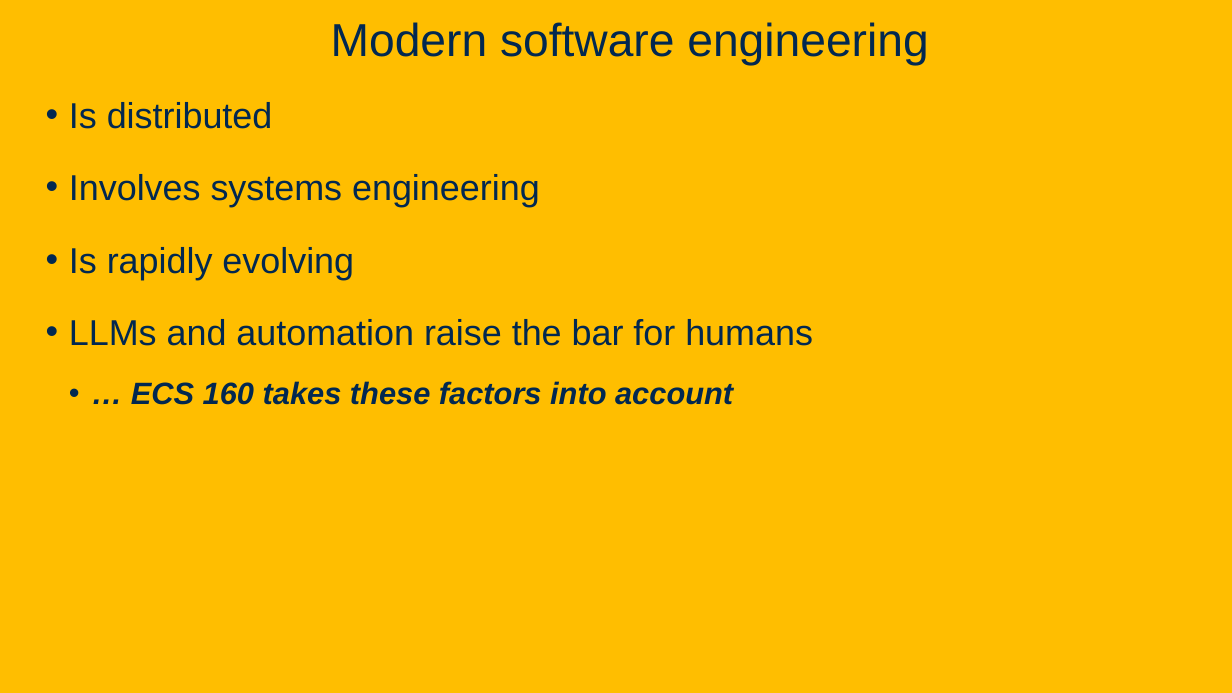
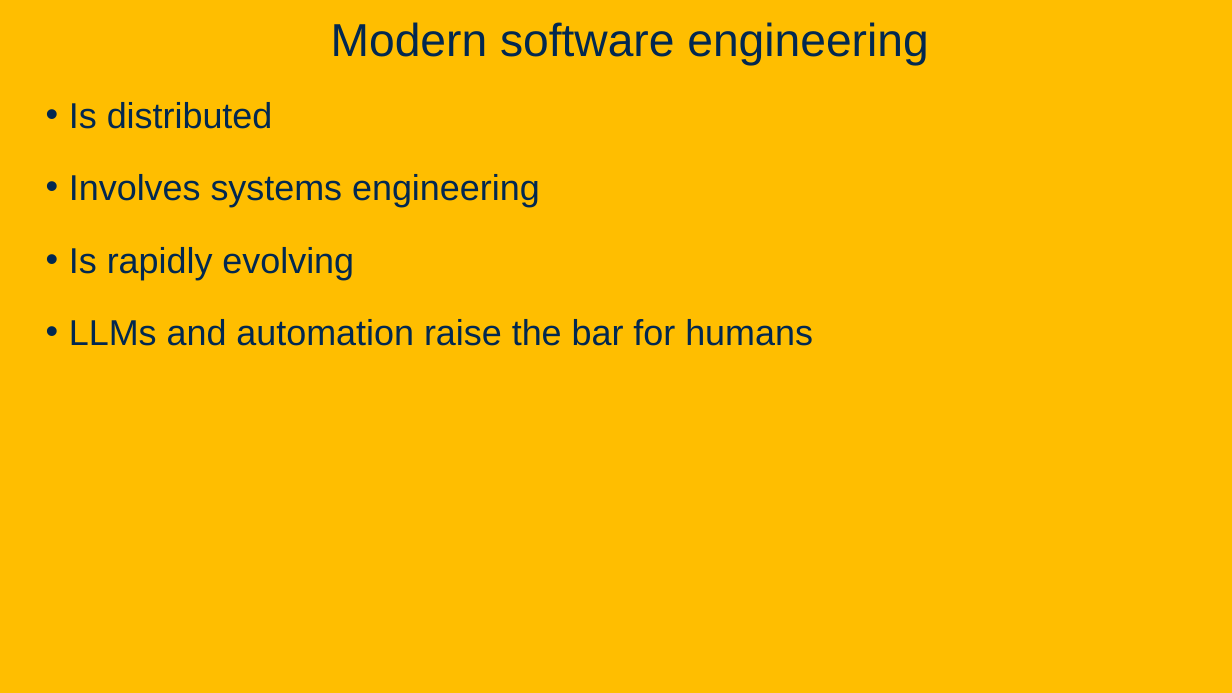
Before and after one commit to davsec-teaching/ECS_160, a slide deck: slide 11 of slides/Intro.pptx. Drawn at 1232x693 pixels with LibreOffice and Linux fonts; fonts in the diff are those of the drawing; background and template pictures are left out. Boxes give left, top, right and bottom in pixels: in the first picture for what was removed or moved away, otherwise in the second. Text is boxed around its words. In the diff, an @@ line names an element or a change of style, - is before the commit and + after.

```diff
--- a/slides/Intro.pptx
+++ b/slides/Intro.pptx
@@ text at bbox=[131, 381, 733, 405]: paragraph removed @@
-  • … ECS 160 takes these factors into account
```
Also in this commit, not shown: 2 other slides changed, 1 other file.
